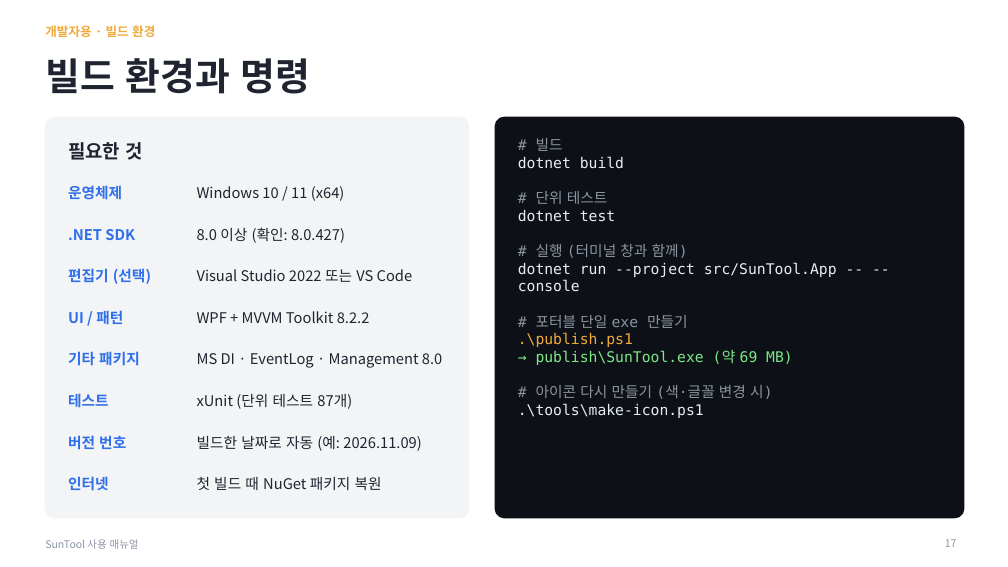
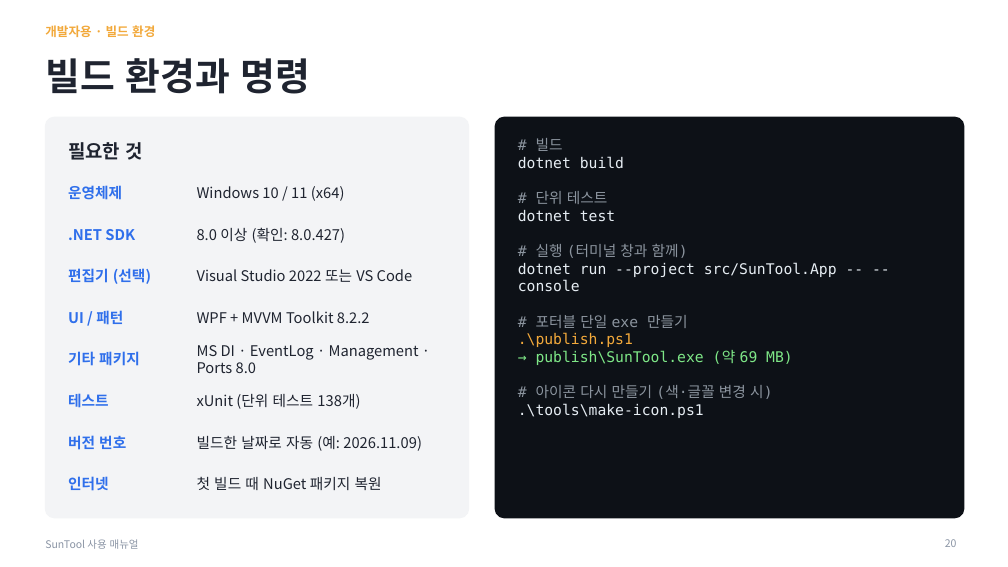
Before and after one commit to MiniSG/SunTool, a slide deck: slide 20 of docs/SunTool_사용매뉴얼.pptx (slide 17 before the commit). Drawn at 1008x567 pixels with LibreOffice and Linux fonts; fonts in the diff are those of the drawing. Boxes give left, top, right and bottom in pixels: in the first picture for what was removed or moved away, otherwise in the second. Text is boxed around its words. In the diff, an @@ line names an element or a change of style, - is before the commit and + after.

```diff
--- a/docs/SunTool_사용매뉴얼.pptx
+++ b/docs/SunTool_사용매뉴얼.pptx
@@ text at (197,345,419,373): text changed @@
-MS DI · EventLog · Management 8.0
+MS DI · EventLog · Management · Ports 8.0
@@ text at (197,394,360,409): text changed @@
-xUnit (단위 테스트 87개)
+xUnit (단위 테스트 138개)
@@ page number at (945,539,957,547): text changed @@
-17
+20
```
Also in this commit, not shown: 11 other slides changed, 3 slides added, 29 other files.
